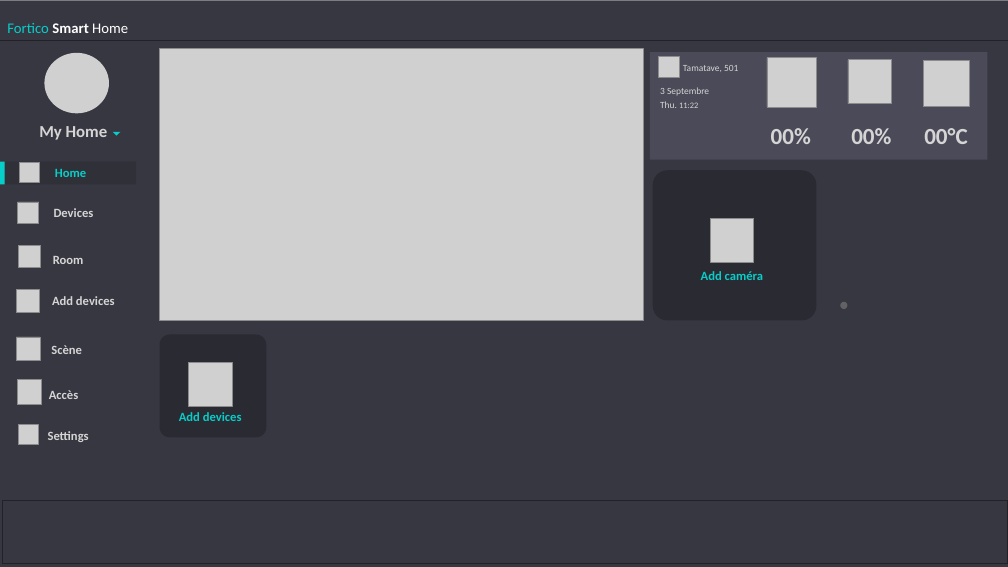
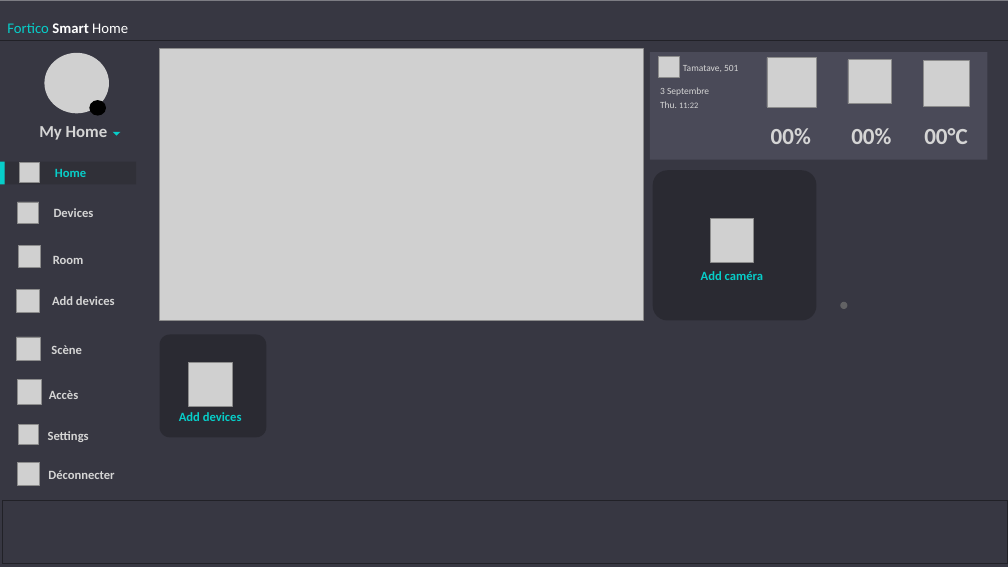
Before and after one commit to Fortuno-tech/Software, a slide deck: slide 9 of UI-model/UI design Fortico.pptx (slide 8 before the commit). Drawn at 1008x567 pixels with LibreOffice and Linux fonts; fonts in the diff are those of the drawing; grey boxes stand for pictures; background and template pictures are left out. Boxes give left, top, right and bottom in pixels: in the first picture for what was removed or moved away, otherwise in the second. Text is boxed around its words. In the diff, an @@ line names an element or a change of style, - is before the commit and + after.

```diff
--- a/UI-model/UI design Fortico.pptx
+++ b/UI-model/UI design Fortico.pptx
@@ ellipse added at <box>89,100,106,116</box>, fill #000000 @@
@@ picture added at <box>17,463,40,485</box> @@
@@ text added at <box>48,470,114,479</box>, 12 pt, text #D5D5D5, bold @@
+Déconnecter
```
Also in this commit, not shown: 12 other slides changed, 6 slides added, 23 other files.
